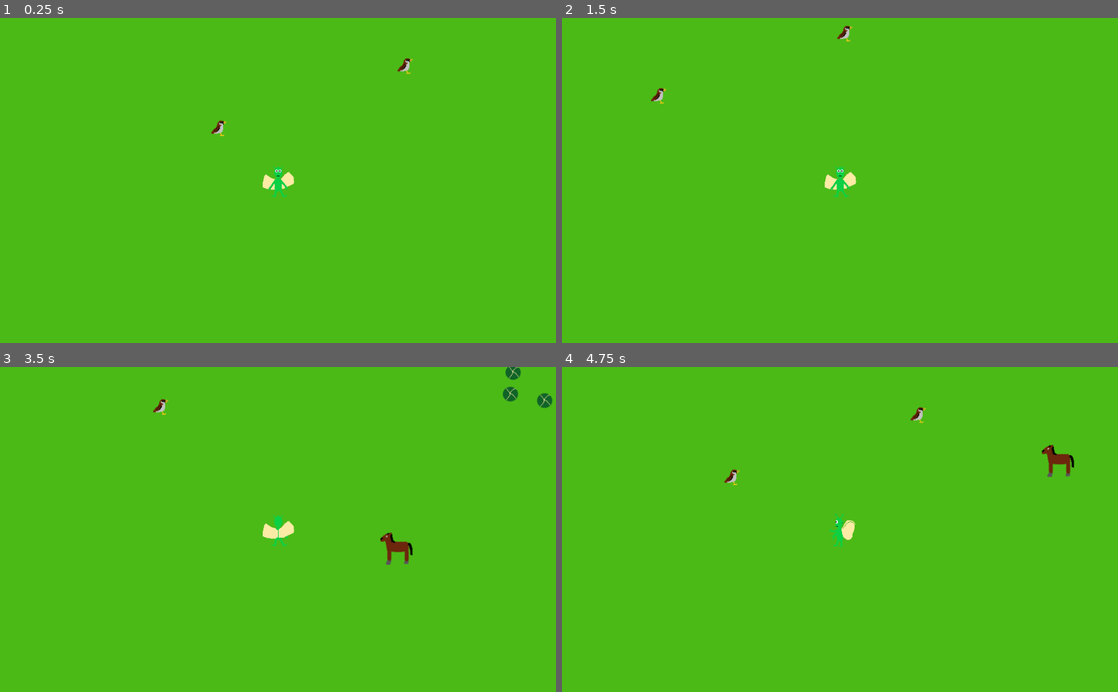
Above: before the commit, frames 1-4 (two rows, left to right).
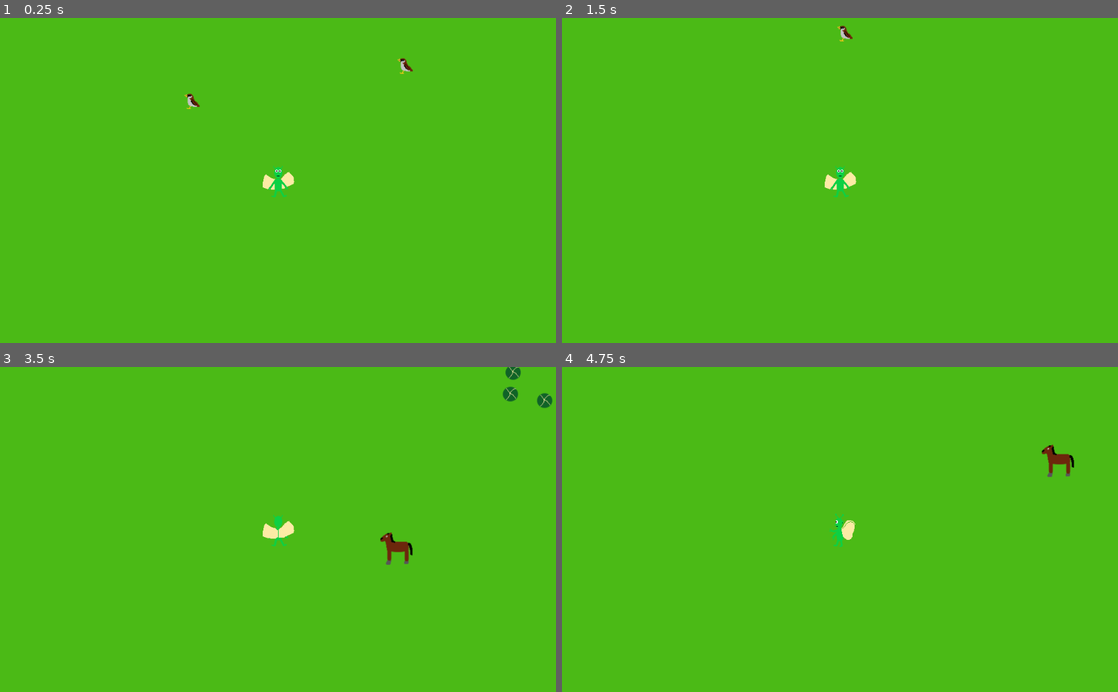
Above: after the commit, the same moments.

Repository: KimMcLelland/FaeQuest
Game: Godot game, scene res://Plains.tscn
Two runs of this game, one before a commit and one after it. Both use one fixed random seed, a clock stepped at 60 frames per second and the inputs below. This scene is started directly instead of the project's main scene.
Inputs:
- Up to frame 1 (0.25 s): no input
- Up to frame 2 (1.5 s): hold Right (ui_right) 0.53-1.28 s; hold Down (ui_down) from 1.28 s (still down)
- Up to frame 3 (3.5 s): release Down (ui_down) at 2.03 s; hold Right (ui_right) 2.03-2.78 s; hold Up (ui_up) from 2.78 s (still down)
- Up to frame 4 (4.75 s): release Up (ui_up) at 3.53 s; hold Left (ui_left) from 3.53 s (still down)

The runs differ from the first frame. In frame 1, 0.2% of the frame differs, in the area x 33-75%, y 12-37%; in frame 2, 0.2%; in frame 3, less than 0.1%; in frame 4, 0.1%.

Commit message:
sparrow movement

Diff:
--- /dev/null
+++ b/sparrow.gd
@@ -0,0 +1,47 @@
+extends Area2D
+
+var rng = RandomNumberGenerator.new()
+var direction
+var speed
+var mode
+
+
+func _ready():
+	rng.randomize()
+	direction = rng.randi_range(1, 2)
+	speed = 300
+	mode = "peck"
+	if direction == 1:
+		$AnimatedSprite.animation = "left"
+	if direction == 2:
+		$AnimatedSprite.animation = "right"
+
+
+
+func _process(delta):
+	var velocity = Vector2()
+	if mode == "fly":
+		if direction == 1:
+			velocity.x -= 1
+			velocity.y -= 1
+		if direction == 2:
+			velocity.x += 1
+			velocity.y -= 1
+		if velocity.length() > 0:
+			velocity = velocity.normalized() * speed
+		position += velocity * delta
+
+
+func _on_sparrow_body_shape_entered(body_id, body, body_shape, local_shape):
+	if body.name == "Player":
+		mode = "fly"
+		if body.position.x > position.x:
+			direction = 1
+			$AnimatedSprite.animation = "left"
+		if body.position.x < position.x:
+			direction = 2
+			$AnimatedSprite.animation = "right"
+
+
+func _on_VisibilityNotifier2D_screen_exited():
+	queue_free()
--- a/sparrow.tscn
+++ b/sparrow.tscn
@@ -1,6 +1,8 @@
-[gd_scene load_steps=4 format=2]
+[gd_scene load_steps=6 format=2]
 
 [ext_resource path="res://Assets/Sprites/sparrow.png" type="Texture" id=1]
+[ext_resource path="res://Assets/Sprites/sparrow_left.png" type="Texture" id=2]
+[ext_resource path="res://sparrow.gd" type="Script" id=3]
 
 [sub_resource type="SpriteFrames" id=1]
 animations = [ {
@@ -8,19 +10,30 @@
 "loop": true,
 "name": "right",
 "speed": 5.0
+}, {
+"frames": [ ExtResource( 2 ) ],
+"loop": true,
+"name": "left",
+"speed": 5.0
 } ]
 
 [sub_resource type="CircleShape2D" id=2]
-radius = 17.7415
+radius = 150.719
 
 [node name="sparrow" type="Area2D"]
+script = ExtResource( 3 )
 __meta__ = {
 "_edit_group_": true
 }
 
 [node name="AnimatedSprite" type="AnimatedSprite" parent="."]
 frames = SubResource( 1 )
-animation = "right"
+animation = "left"
 
 [node name="CollisionShape2D" type="CollisionShape2D" parent="."]
 shape = SubResource( 2 )
+
+[node name="VisibilityNotifier2D" type="VisibilityNotifier2D" parent="."]
+
+[connection signal="body_shape_entered" from="." to="." method="_on_sparrow_body_shape_entered"]
+[connection signal="screen_exited" from="VisibilityNotifier2D" to="." method="_on_VisibilityNotifier2D_screen_exited"]
Binary file added: Assets/Sprites/sparrow_left.png
Not shown, added: Assets/Sprites/sparrow_left.png.import
